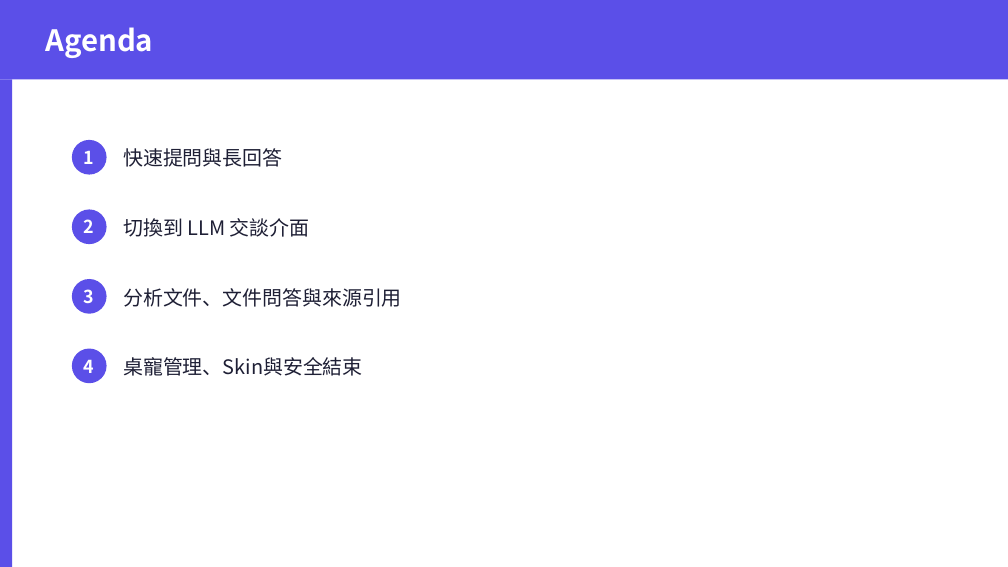
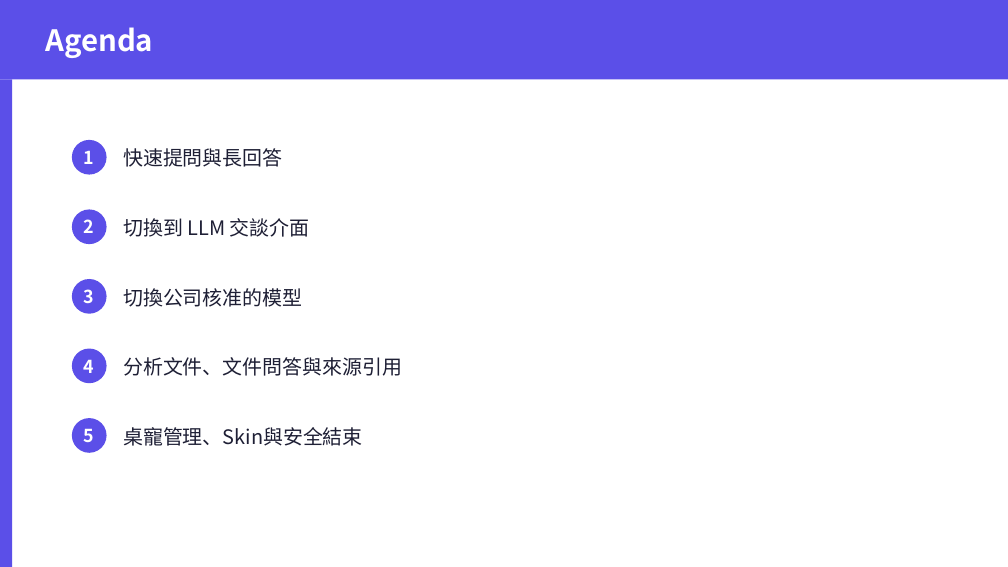
Before and after one commit to tototal999/cat_calude, a slide deck: slide 5 of 使用者SOP_投影版.pptx. Drawn at 1008x567 pixels with LibreOffice and Linux fonts; fonts in the diff are those of the drawing. Boxes give left, top, right and bottom in pixels: in the first picture for what was removed or moved away, otherwise in the second. Text is boxed around its words. In the diff, an @@ line names an element or a change of style, - is before the commit and + after.

```diff
--- a/使用者SOP_投影版.pptx
+++ b/使用者SOP_投影版.pptx
@@ text added at bbox=[123, 288, 302, 307], 19 pt, text #1E1F35 @@
+切換公司核准的模型
@@ text "分析文件、文件問答與來源引用": place and size @@
-text "分析文件、文件問答與來源引用" at bbox=[123, 288, 402, 307]
+text "分析文件、文件問答與來源引用" at bbox=[123, 357, 402, 376]
@@ ellipse added at bbox=[72, 418, 107, 453], fill #5B4FE8 @@
@@ text "桌寵管理、Skin與安全結束": place and size @@
-text "桌寵管理、Skin與安全結束" at bbox=[123, 357, 363, 376]
+text "桌寵管理、Skin與安全結束" at bbox=[123, 427, 363, 446]
@@ text added at bbox=[84, 429, 95, 442], 17 pt, text #FFFFFF, bold @@
+5
```
Also in this commit, not shown: 2 other slides changed, 1 slide added, 1 slide removed, 20 other files.
